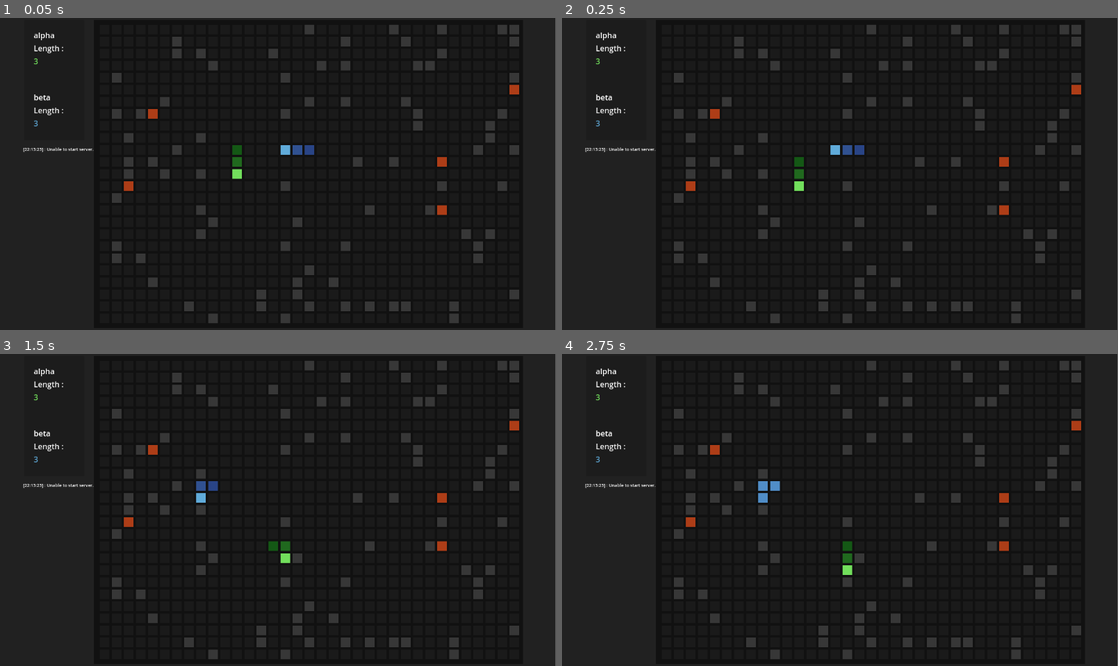
Above: before the commit, frames 1-4 (two rows, left to right).
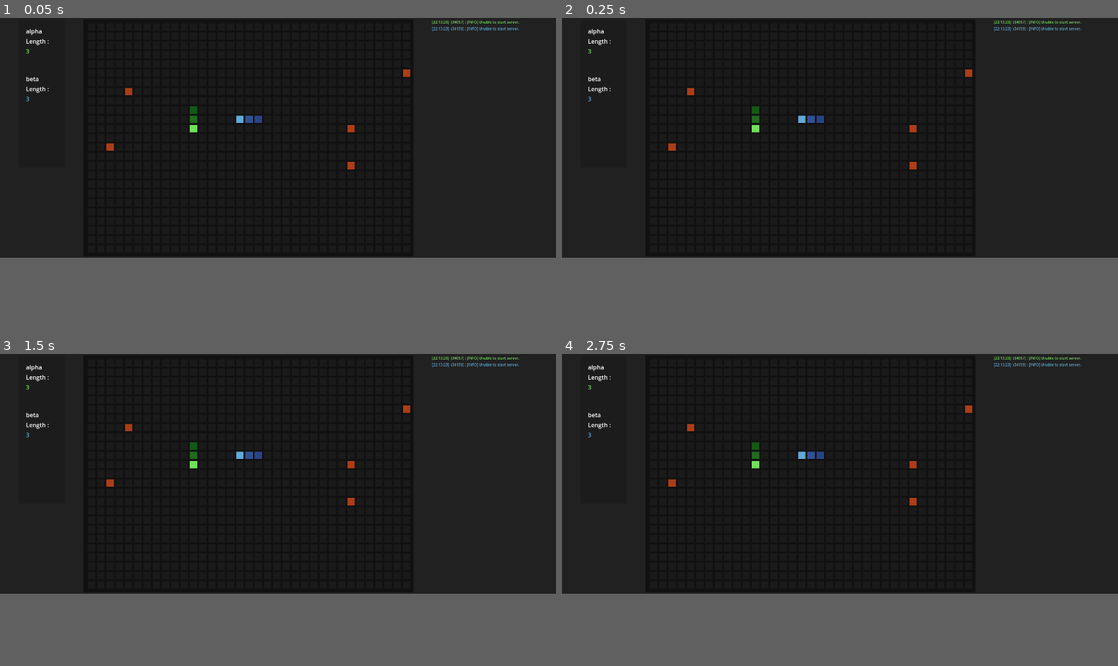
Above: after the commit, the same moments.

Repository: emecdelam/multiplayer_snake
Game: Godot game, scene res://scenes/main_game.tscn
Two runs of this game, one before a commit and one after it. Both use one fixed random seed, a clock stepped at 60 frames per second and the inputs below.
Inputs:
- Up to frame 1 (0.05 s): no input
- Up to frame 2 (0.25 s): no input
- Up to frame 3 (1.5 s): hold Right (move_right) 0.53-1.28 s; hold Down (move_down) from 1.28 s (still down)
- Up to frame 4 (2.75 s): tap Enter at 2 s; release Down (move_down) at 2.03 s; hold Right (move_right) from 2.03 s (still down)
In our replay, the window is 799x449 before the commit and 800x345 after it. These sizes can differ from the game's own. Grey fills any space a smaller window leaves; there, only what the larger window draws over its background counts as a difference.

The runs differ from the first frame. In frame 1, 4.6% of the frame differs, in the area x 4-94%, y 0-98%; in frame 2, 4.6%; in frame 3, 4.6%; in frame 4, 4.6%.

Commit message:
working with dual connection and good console display

Diff:
--- a/project.godot
+++ b/project.godot
@@ -14,6 +14,10 @@
 run/main_scene="res://scenes/main_game.tscn"
 config/features=PackedStringArray("4.2", "GL Compatibility")
 config/icon="res://icon.svg"
+
+[display]
+
+window/size/viewport_width=1500
 
 [input]
 
--- a/scenes/main_game.tscn
+++ b/scenes/main_game.tscn
@@ -1,7 +1,7 @@
 [gd_scene load_steps=5 format=3 uid="uid://bujagclxbif11"]
 
 [ext_resource type="Script" path="res://scripts/game/main_game.gd" id="1_c2hxe"]
-[ext_resource type="Script" path="res://scripts/communication/server.gd" id="2_ctvxj"]
+[ext_resource type="Script" path="res://scripts/communication/text_console.gd" id="2_550nc"]
 
 [sub_resource type="StyleBoxFlat" id="StyleBoxFlat_fjvs4"]
 bg_color = Color(0.129412, 0.129412, 0.129412, 1)
@@ -40,7 +40,7 @@
 
 [node name="HBoxContainer" type="HBoxContainer" parent="Panel/MarginContainer"]
 layout_mode = 2
-theme_override_constants/separation = 20
+theme_override_constants/separation = 50
 
 [node name="VBoxContainer" type="VBoxContainer" parent="Panel/MarginContainer/HBoxContainer"]
 custom_minimum_size = Vector2(0, 400)
@@ -116,21 +116,6 @@
 size_flags_vertical = 0
 text = "0"
 
-[node name="Control" type="Control" parent="Panel/MarginContainer/HBoxContainer/VBoxContainer"]
-custom_minimum_size = Vector2(125, 200)
-layout_mode = 2
-
-[node name="TextServer" type="Label" parent="Panel/MarginContainer/HBoxContainer/VBoxContainer/Control"]
-unique_name_in_owner = true
-layout_mode = 2
-anchor_right = 1.0
-anchor_bottom = 1.2
-offset_left = -2.0
-offset_top = 8.0
-offset_right = 1.0
-offset_bottom = 45.0
-theme_override_font_sizes/font_size = 9
-
 [node name="Panel2" type="Panel" parent="Panel/MarginContainer/HBoxContainer"]
 custom_minimum_size = Vector2(100, 100)
 layout_mode = 2
@@ -142,10 +127,20 @@
 [node name="Node2D" type="Node2D" parent="Panel/MarginContainer/HBoxContainer/Panel2"]
 position = Vector2(1, 0)
 script = ExtResource("1_c2hxe")
+cell_size = null
+border_size = null
+number_cell_x = null
+number_cell_y = null
+number_fruits = null
+number_walls = null
+player_length = null
 
 [node name="Timer" type="Timer" parent="Panel/MarginContainer/HBoxContainer/Panel2"]
 wait_time = 0.15
 one_shot = true
 
-[node name="Node" type="Node" parent="."]
-script = ExtResource("2_ctvxj")
+[node name="console" type="VBoxContainer" parent="Panel/MarginContainer/HBoxContainer"]
+unique_name_in_owner = true
+custom_minimum_size = Vector2(50, 400)
+layout_mode = 2
+script = ExtResource("2_550nc")
--- a/scenes/node.tscn
+++ /dev/null
@@ -1,6 +0,0 @@
-[gd_scene load_steps=2 format=3 uid="uid://bijsj4r02v2k5"]
-
-[ext_resource type="Script" path="res://scripts/communication/server.gd" id="1_tg3xb"]
-
-[node name="Node" type="Node"]
-script = ExtResource("1_tg3xb")
--- a/scripts/communication/server.gd
+++ b/scripts/communication/server.gd
@@ -1,35 +1,34 @@
 extends Node
+
+
+class_name Server
+
+
+
+#--------------------------------------
+# GLOBAL VAR
+#--------------------------------------
+
 
 ## The port the server will listen on.
 # https://en.wikipedia.org/wiki/List_of_TCP_and_UDP_port_numbers
-const PORT = 9400
+var PORT = 34100
 
 var tcp_server := TCPServer.new()
 var socket := WebSocketPeer.new()
-var state
-# Array to store log messages
-var log_entries := []
+var player: Player
+var connected: bool = false
+var id: int
+var console: ServerConsole
+#--------------------------------------
+# Default functions
+#--------------------------------------
 
-
-func log_message(message: String) -> void:
-	var time := "[%s] : %s\n" % [Time.get_time_string_from_system(), message]
-	log_entries.append(time)
-
-	if log_entries.size() > 15:
-		log_entries.remove_at(0)
-	%TextServer.text = "".join(log_entries)
-
-func send_message(str: String):
-	socket.send_text(str)
-
-func _ready() -> void:
-	if tcp_server.listen(PORT) != OK:
-		log_message("Unable to start server.")
-		set_process(false)
 
 
 
 func _process(_delta: float) -> void:
+
 	while tcp_server.is_connection_available():
 		var conn: StreamPeerTCP = tcp_server.take_connection()
 		assert(conn != null)
@@ -39,12 +38,59 @@
 
 	if socket.get_ready_state() == WebSocketPeer.STATE_OPEN:
 		while socket.get_available_packet_count():
-			log_message(socket.get_packet().get_string_from_ascii())
-	elif state == WebSocketPeer.STATE_CLOSED:
-		# The code will be -1 if the disconnection was not properly notified by the remote peer.
-		var code = socket.get_close_code()
-		print("WebSocket closed with code: %d. Clean: %s" % [code, code != -1])
-		set_process(false) # Stop processing.
+			handle_message(socket.get_packet().get_string_from_ascii().strip_edges(true,true))
+
+	#elif socket.get_ready_state() == WebSocketPeer.STATE_CLOSED:
+	#	print("[INFO] WebSocket closed")
+
 func _exit_tree() -> void:
+	send_message("[STOP]")
 	socket.close()
 	tcp_server.stop()
+
+
+
+#--------------------------------------
+# Custom functions
+#--------------------------------------
+func initialize_server(port: int, node:Node, server_player:Player, cons: ServerConsole) -> bool:
+	PORT = port
+	player = server_player
+	console = cons
+	if tcp_server.listen(PORT) != OK:
+		log_message("[INFO] Unable to start server.")
+		set_process(false)
+		return false
+	node.add_child(self)
+	print("[INFO] initialized server at port : " + str(PORT))
+	return true
+
+func log_message(message: String) -> void:
+	console.add_message("[%s]  (%s) : %s\n" % [Time.get_time_string_from_system(), PORT, message], player.color)
+
+func send_message(message: String) -> void:
+	socket.send_text(message)
+
+
+## A function to remove the '[...] ' from a msg
+func formatted_message(msg: String) -> String:
+	var splitted = msg.split(" ")
+	splitted.remove_at(0)
+	return "".join(splitted)
+
+
+func handle_message(message: String) -> void:
+	if message.contains("[START]"):
+		connected = true
+		get_parent().update_connection(self)
+		log_message(message)
+	elif message.contains("[STOP]"):
+		connected = false
+		get_parent().update_connection(self)
+		log_message(message)
+	elif message.begins_with("[INFO]"):
+		log_message(formatted_message(message))
+	elif message.begins_with("[MOVE]"):
+		player.update_direction(player.match_string_direction(formatted_message(message)))
+	else:
+		print("[WARNING] message without tag : "+ message)
--- /dev/null
+++ b/scripts/communication/text_console.gd
@@ -0,0 +1,19 @@
+extends VBoxContainer
+
+class_name ServerConsole
+
+var labels: Array[Label] = []
+## Simple function to only display the first 15 messages
+func add_message(msg: String, color: Color):
+	var label = Label.new()
+	label.text = msg
+	label.add_theme_font_size_override("font_size", 10)
+	label.add_theme_color_override("font_color", color)
+
+	labels.append(label)
+	add_child(label)
+
+	if labels.size() > 15:
+		var removed_label = labels.pop_front()
+		remove_child(removed_label)
+		removed_label.queue_free()
--- a/scripts/communication/thread_manager.gd
+++ b/scripts/communication/thread_manager.gd
@@ -24,6 +24,6 @@
 
 ## A function do print all outputs
 func dump_outputs():
-	print("[INFO] dumping outputs")
+	print("[INFO] waiting for threads to finish dumping outputs")
 	for out in outputs:
 		print(out)
--- a/scripts/game/main_game.gd
+++ b/scripts/game/main_game.gd
@@ -7,24 +7,27 @@
 @export var border_size: Vector2 = Vector2(5, 5)
 @export var number_cell_x: int = 35
 @export var number_cell_y: int = 25
-@export var players: Array[Player]
+
 @export var number_fruits: int = 5
-@export var number_walls: int = 100
+@export var number_walls: int = 0
 @export var player_length: int = 3
 #--------------------------------------
 # ONREADY
 #--------------------------------------
 @onready var panel_position: Vector2 = position
 @onready var cell: Resource = preload("res://scenes/cell.tscn")
-
+@onready var console: ServerConsole = %console
 #--------------------------------------
 # GLOBAL VAR
 #--------------------------------------
-var map: Map = Map.new()
+var map := Map.new()
 var timer: Timer
 var spawns: Array[Array]
-var param: Parameters = Parameters.new()
-
+var players: Array[Player]
+var servers: Array[Server]
+var param := Parameters.new()
+var thread_manager := ThreadManager.new(param.number_of_players)
+var connections: Array[bool] = []
 
 #--------------------------------------
 # Default functions
@@ -45,6 +48,7 @@
 	spawns = create_spawns(param.number_of_players)
 	create_map()
 	create_player()
+	create_servers()
 	timer  = get_parent().get_node("Timer")
 	map.generate_walls(number_walls, spawns)
 
@@ -53,6 +57,9 @@
 
 
 func _process(_delta):
+	for i in connections:
+		if not i: # Checks that every node is connected
+			return
 	if not timer.is_stopped():
 		return
 	for player in players:
@@ -97,7 +104,26 @@
 		players.append(player)
 		add_child(player)
 
+## Create websocket servers for every player
+func create_servers():
+	var available_ports = []
+	for port in range(34001, 34196 + 1):
+		available_ports.append(port)
+	available_ports.shuffle()
+	for i in range(param.number_of_players):
+		var server = Server.new()
+		randi_range(34001, 34196)
+		if not server.initialize_server(available_ports.pop_front(), self, players[i], console):
+			print("[WARNING] Failed to initialize a server at index : "+str(i))
+		servers.append(server)
+		connections.append(false)
 
+## Function to update the array of connected servers
+func update_connection(server: Server):
+	for i in range(len(servers)):
+		if servers[i].PORT == server.PORT:
+			connections[i] = server.connected
+			break
 
 
 ## Generates random spawn points for the {number} of players
@@ -136,8 +162,8 @@
 	return ret
 
 ## A helper function to determine if the pos in 2 block away from a player, it is optimised by taking profit of the fact that snake are colinear and adjacent
-func is_in_spawn_region(pos: Vector2, spawns: Array, distance: int) -> bool:
-	for spawn in spawns:
+func is_in_spawn_region(pos: Vector2, used_spawns: Array, distance: int) -> bool:
+	for spawn in used_spawns:
 		if pos in spawn:
 			return true
 		var start = spawn[0]
--- a/scripts/game/map.gd
+++ b/scripts/game/map.gd
@@ -145,7 +145,7 @@
 	else:
 		print("[WARNING] trying to remove a player cell that didn't belong")
 
-
+## An helper method to dump_map_state
 func dump_helper_analyse_player_array(players: Array[Player], cell_color: Color) -> String:
 	for player:Player in players:
 		if player.color == cell_color:
@@ -153,6 +153,8 @@
 		elif is_color_between(player.color, player.tail_color, cell_color):
 			return "o"
 	return ""
+
+## A function to get the whole map state as a string
 func dump_map_state(player_a: Player, players: Array[Player]) -> String:
 	var ret = ""
 	for y in range(number_cell_y):
@@ -182,6 +184,7 @@
 
 	return ret
 
+## A function to get the opposite of a dump, to avoid recalculing
 func dump_map_opposite(input: String) -> String:
 	# Special Unicode character unlikely to appear in text
 	var placeholder1 = "\uFFFF"
@@ -199,6 +202,7 @@
 
 	return input
 
+## Simple print of the dump
 func print_map_state(player_a: Player, players: Array[Player]):
 	var dump = dump_map_state(player_a, players)
 	dump = dump.replace(";","\n")
--- a/scripts/game/player.gd
+++ b/scripts/game/player.gd
@@ -10,18 +10,18 @@
 var tail_color: Color
 var alive: bool = false
 var score: Label
-var human: bool = true
+var human: bool = false
 # Directions
 enum Direction { UP, DOWN, LEFT, RIGHT, NULL}
 
 # The last input is stored to avoid someone going UP -> DOWN killing himself
 var direction = Direction.RIGHT
-var new_direction = Direction.RIGHT
+var old_direction = Direction.RIGHT
 
 #--------------------------------------
 # Functions
 #--------------------------------------
-func _process(delta):
+func _process(_delta):
 	if not alive:
 		return
 
@@ -48,7 +48,7 @@
 		print("[WARNING] less than two points are used to place the snake originally")
 		return
 	direction = match_vector_direction(body[-1] - body[-2])
-	new_direction = direction
+	old_direction = direction
 	if direction == Direction.NULL :
 		print("[WARNING] direction is NULL, the head is not direclty adjacent to the segment before")
 
@@ -65,7 +65,7 @@
 	if map.check_player_collision(new_snake_pos):
 		alive = false
 		return false
-
+	old_direction = direction
 	body.append(new_snake_pos)
 	# Hits a fruit
 	if map.check_fruit_collision(new_snake_pos):
@@ -124,17 +124,37 @@
 			return Direction.NULL
 
 
+## A function to get the Direction based on a string
+func match_string_direction(input: String) -> Direction:
+	match input:
+		"UP":
+			return Direction.UP
+		"DOWN":
+			return Direction.DOWN
+		"LEFT":
+			return Direction.LEFT
+		"RIGHT":
+			return Direction.RIGHT
+		_:
+			print("[WARNING] trying to match a string but nothing found for : " + input)
+			return Direction.NULL
+
+## Update direction
+func update_direction(dir: Direction):
+	direction = dir
+
 ## Checks for user inputs, not usefull for ai
 func check_inputs():
-	if Input.is_action_pressed("move_up") and direction != Direction.DOWN:
-		new_direction = Direction.UP
-	elif Input.is_action_pressed("move_down") and direction != Direction.UP:
-		new_direction = Direction.DOWN
-	elif Input.is_action_pressed("move_left") and direction != Direction.RIGHT:
-		new_direction = Direction.LEFT
-	elif Input.is_action_pressed("move_right") and direction != Direction.LEFT:
-		new_direction = Direction.RIGHT
-	direction = new_direction
+	if not human:
+		return
+	if Input.is_action_pressed("move_up") and old_direction != Direction.DOWN:
+		direction = Direction.UP
+	elif Input.is_action_pressed("move_down") and old_direction != Direction.UP:
+		direction = Direction.DOWN
+	elif Input.is_action_pressed("move_left") and old_direction != Direction.RIGHT:
+		direction = Direction.LEFT
+	elif Input.is_action_pressed("move_right") and old_direction != Direction.LEFT:
+		direction = Direction.RIGHT
 
 
 ## Updates the label used to display the score
--- /dev/null
+++ b/scripts/global_controller.gd
@@ -0,0 +1,11 @@
+extends Node
+
+
+# Called when the node enters the scene tree for the first time.
+func _ready():
+	pass # Replace with function body.
+
+
+# Called every frame. 'delta' is the elapsed time since the previous frame.
+func _process(delta):
+	pass
--- a/scripts/parameters.gd
+++ b/scripts/parameters.gd
@@ -9,3 +9,6 @@
 @export var empty_cell_color = Color("#1a1a1a")
 @export var wall_cell_color = Color("#373737")
 @export var fruit_cell_color = Color("#AD3D17")
+
+## commmand and arguments for the execution
+@export var player_exec := [["python3", ["python/player_code/main.py"]],["python3", ["python/player_code/main.py"]]]
Not shown, changed: python/player_code/main.py
